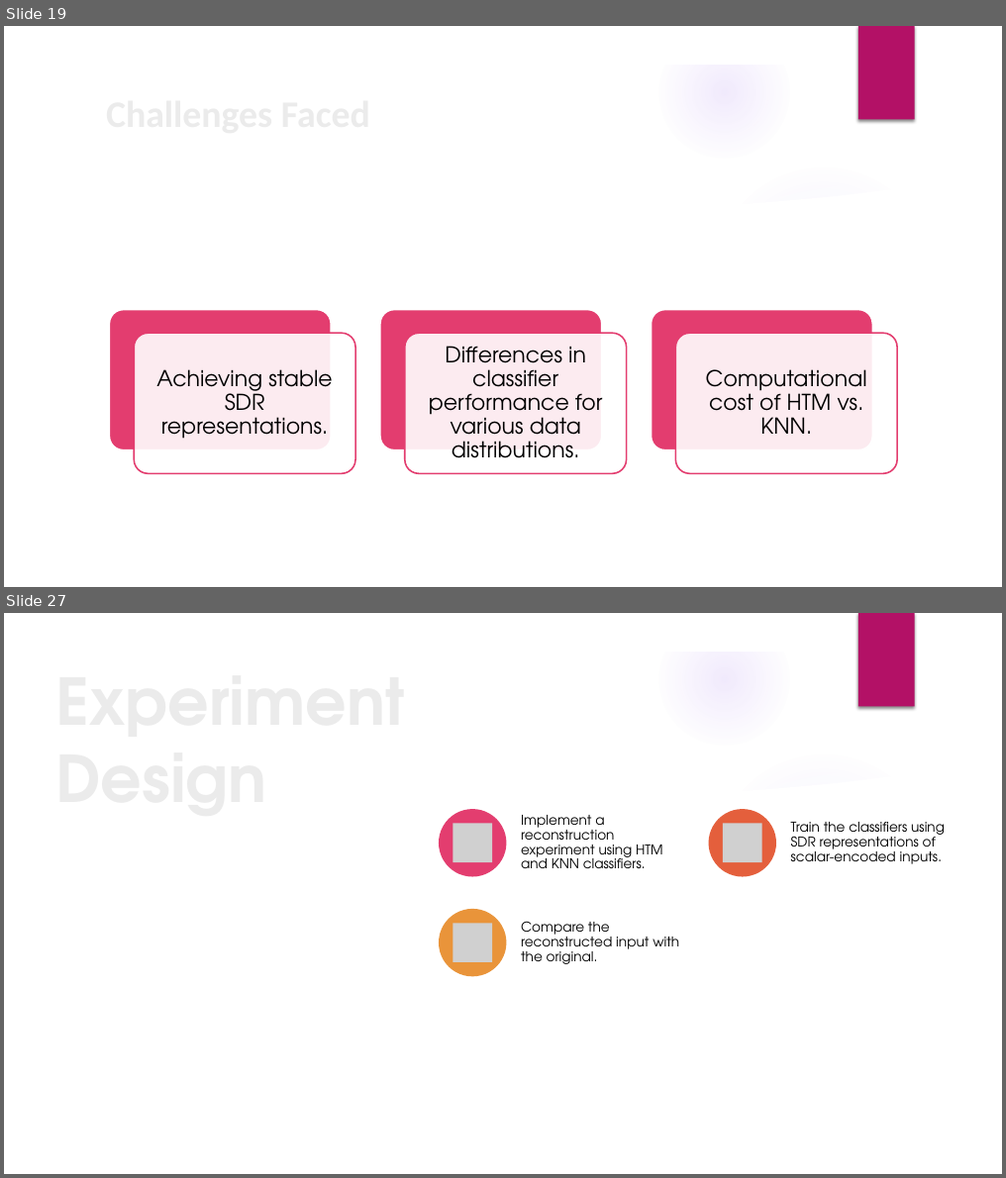
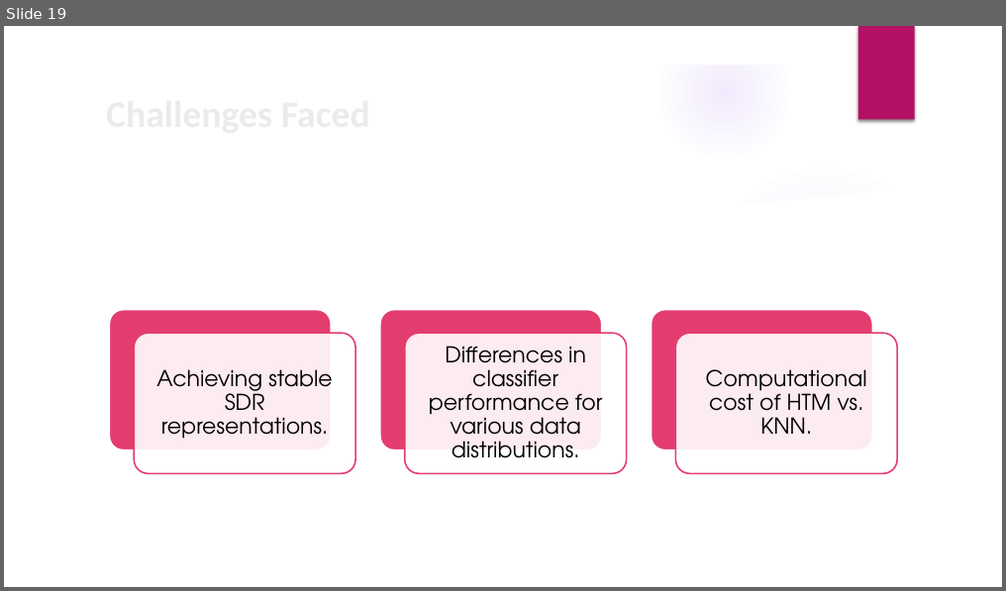
Before and after one commit to prnshubn/neocortexapi-team-untitled, a slide deck: source/Documentation_Team_Untitled/Team_Untitled_Presentation.pptx. Shown one above the other, each under a label of ours: slides 19 and 27 before the commit, slide 19 after it; the slides between them are not shown. The pictures are 1006x1178 and 1006x591 pixels, drawn with LibreOffice and Linux fonts; fonts in the diff are those of the drawing; grey boxes stand for pictures; background and template pictures are left out. Boxes give left, top, right and bottom in pixels: in the first picture for what was removed or moved away, otherwise in the second. Text is boxed around its words. In the diff, an @@ line names an element or a change of style, - is before the commit and + after.

Commit message:
Modified KNN Classifier Performance

```diff
--- a/source/Documentation_Team_Untitled/Team_Untitled_Presentation.pptx
+++ b/source/Documentation_Team_Untitled/Team_Untitled_Presentation.pptx
@@ slide 27 removed at [4,613,1002,1174], background picture (left out); not listed: 9 template elements that a slide beside it also shows @@
@@ title removed at [49,658,417,1129] @@
-Experiment Design
@@ group removed at [439,809,944,977]: 3 ellipses, 3 pictures, 3 texts @@
-Implement a reconstruction experiment using HTM and KNN classifiers.
-Train the classifiers using SDR representations of scalar-encoded inputs.
-Compare the reconstructed input with the original.
```
Also in this commit, not shown: 5 slides changed, 6 other slides removed.
